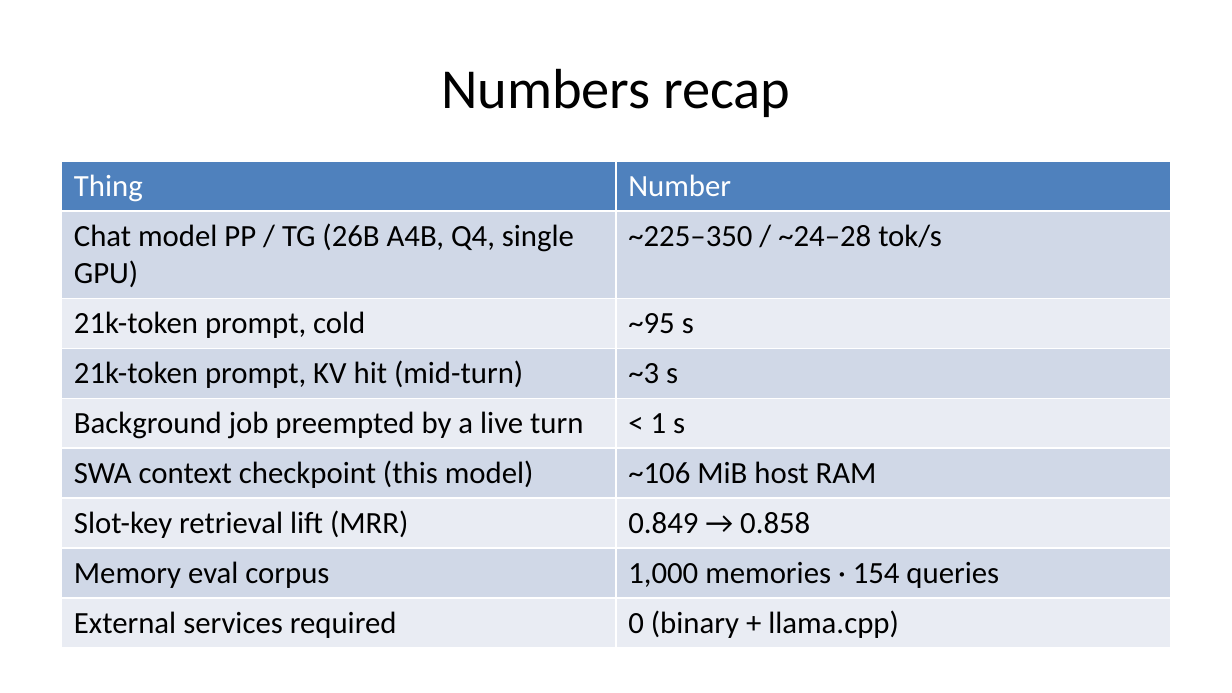
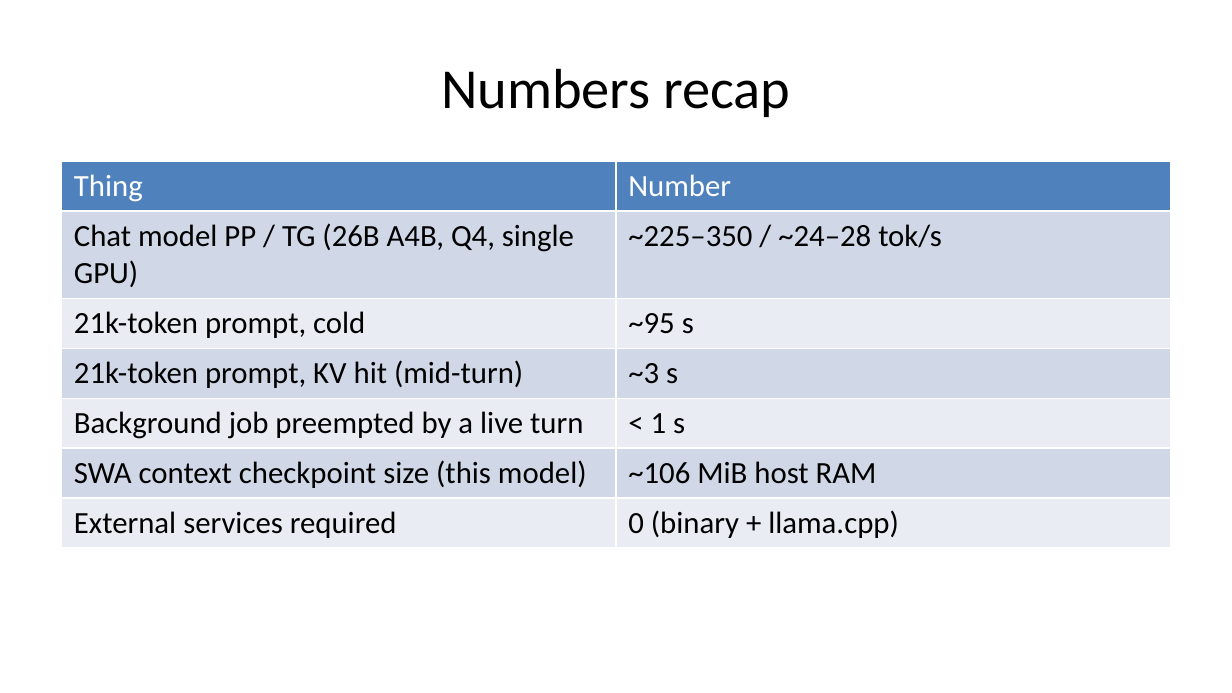
Before and after one commit to ivoras/harlequin, a slide deck: slide 26 of docs/croai2026/slides-pptx.pptx. Drawn at 1232x693 pixels with LibreOffice and Linux fonts; fonts in the diff are those of the drawing. Boxes give left, top, right and bottom in pixels: in the first picture for what was removed or moved away, otherwise in the second. Text is boxed around its words. In the diff, an @@ line names an element or a change of style, - is before the commit and + after.

```diff
--- a/docs/croai2026/slides-pptx.pptx
+++ b/docs/croai2026/slides-pptx.pptx
@@ table at (62,161,1170,542) @@
-row 6: SWA context checkpoint (this model) | ~106 MiB host RAM
-row 7: Slot-key retrieval lift (MRR) | 0.849 → 0.858
-row 8: Memory eval corpus | 1,000 memories · 154 queries
+row 6: SWA context checkpoint size (this model) | ~106 MiB host RAM
```
Also in this commit, not shown: 6 other slides changed, 1 slide added, 1 slide removed, 1 other file.
